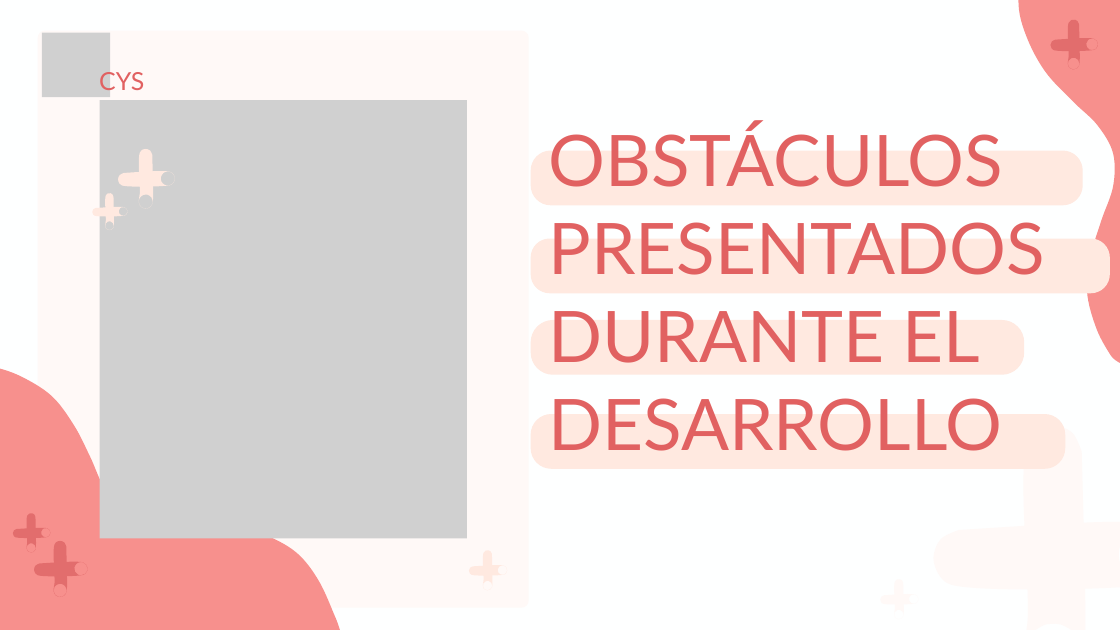
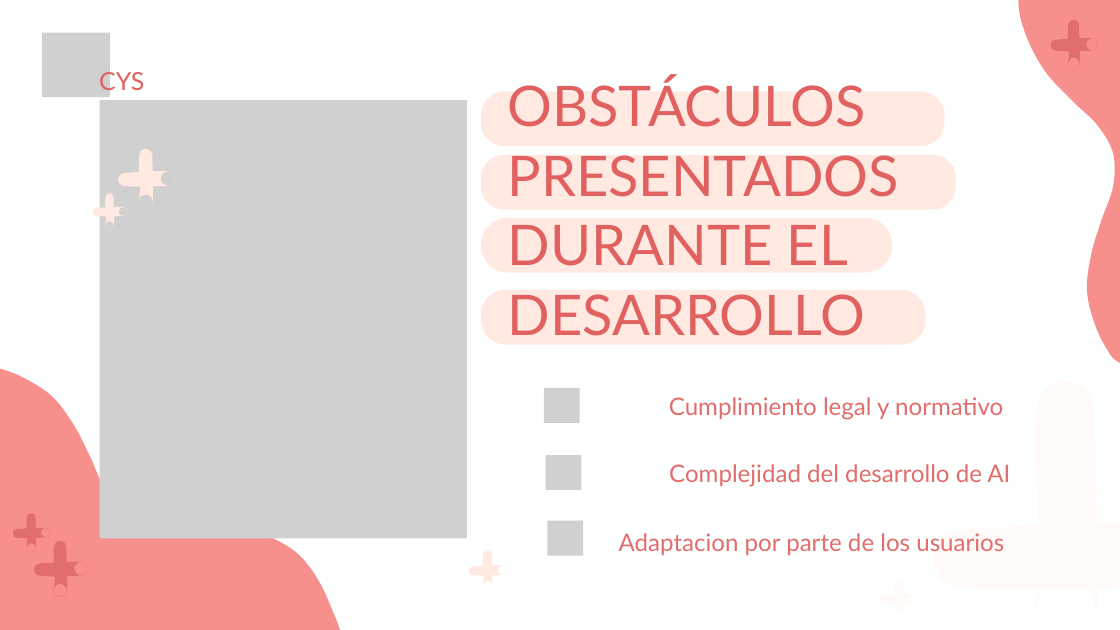
Before and after one commit to SamuelVallejos/Consultorio_Cys, a slide deck: slide 14 of Fase 3/Evidencias Grupales/Presentación Final Del Proyecto (Español) - .pptx (slide 13 before the commit). Drawn at 1120x630 pixels with LibreOffice and Linux fonts; fonts in the diff are those of the drawing; grey boxes stand for pictures. Boxes give left, top, right and bottom in pixels: in the first picture for what was removed or moved away, otherwise in the second. Text is boxed around its words. In the diff, an @@ line names an element or a change of style, - is before the commit and + after.

```diff
--- a/Fase 3/Evidencias Grupales/Presentación Final Del Proyecto (Español) - .pptx
+++ b/Fase 3/Evidencias Grupales/Presentación Final Del Proyecto (Español) - .pptx
@@ freeform shape removed at [38, 31, 529, 608] @@
@@ text "OBSTÁCULOS PRESENTADOS DURANTE EL DESARROLLO": place and size @@
-text "OBSTÁCULOS PRESENTADOS DURANTE EL DESARROLLO" at [549, 124, 1045, 451]
+text "OBSTÁCULOS PRESENTADOS DURANTE EL DESARROLLO" at [508, 78, 899, 336]
@@ text "OBSTÁCULOS PRESENTADOS DURANTE EL DESARROLLO" at [508, 78, 899, 336]: size 91.4 to 72 pt; line spacing 113.3pt to 89.3pt @@
@@ freeform shape: place and size @@
-freeform shape at [531, 414, 1066, 469]
+freeform shape at [481, 91, 945, 146]
@@ freeform shape: place and size @@
-freeform shape at [531, 151, 1083, 206]
+freeform shape at [481, 155, 956, 210]
@@ freeform shape: place and size @@
-freeform shape at [531, 239, 1110, 293]
+freeform shape at [481, 218, 892, 273]
@@ freeform shape: place and size @@
-freeform shape at [531, 320, 1024, 375]
+freeform shape at [481, 290, 926, 344]
@@ picture added at [544, 388, 580, 423] @@
@@ freeform shape: place and size @@
-freeform shape at [1018, 426, 1087, 630]
+freeform shape at [1029, 381, 1099, 630]
@@ text added at [669, 397, 1003, 420], 31 pt, text #E26D6D @@
+Cumplimiento legal y normativo
@@ picture added at [545, 455, 581, 490] @@
@@ text added at [669, 464, 1010, 487], 31 pt, text #E26D6D @@
+Complejidad del desarrollo de AI
@@ picture added at [548, 521, 584, 556] @@
@@ text added at [619, 533, 1004, 555], 31 pt, text #E26D6D @@
+Adaptacion por parte de los usuarios
```
Also in this commit, not shown: 8 other slides changed, 4 slides added, 2 slides removed.
